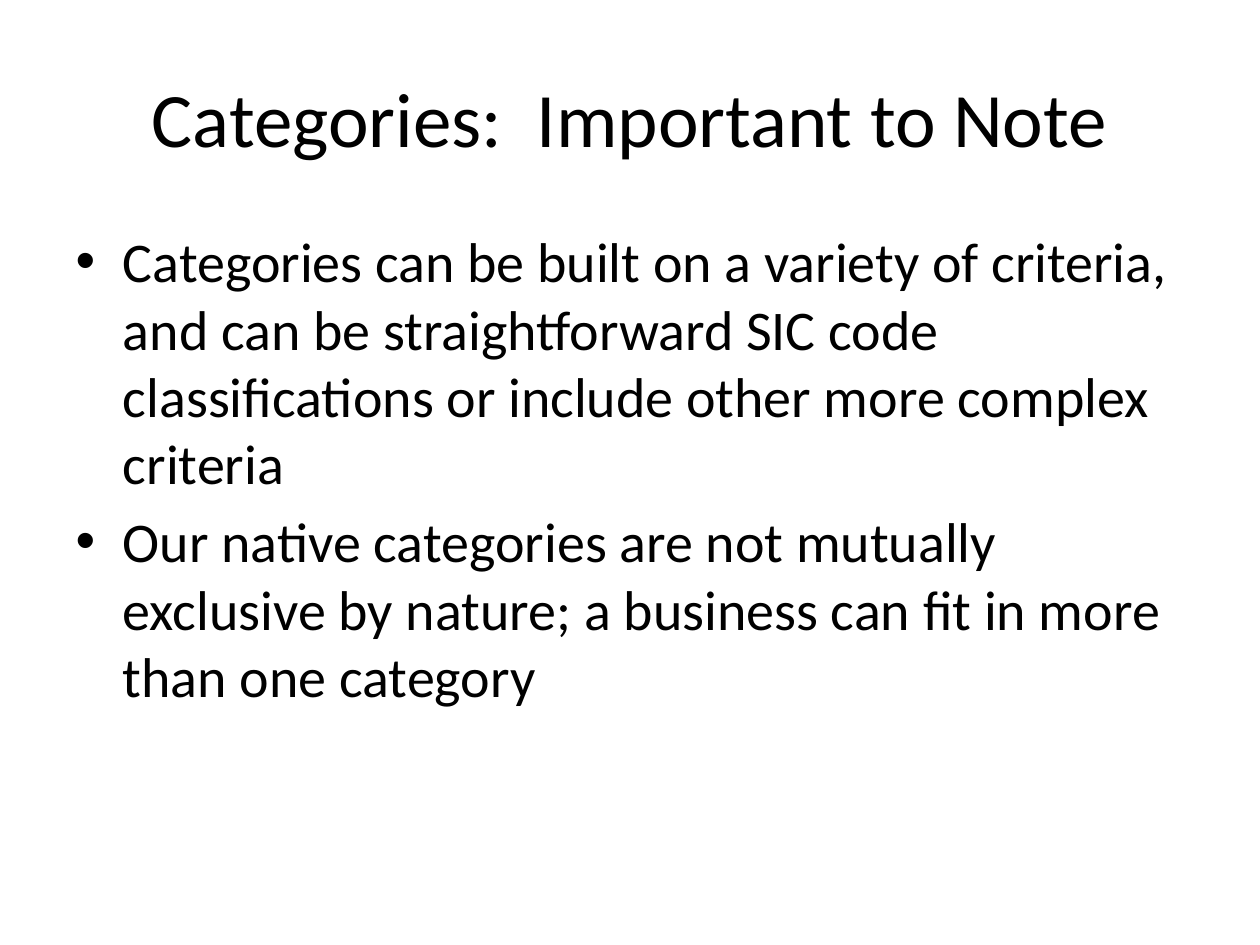
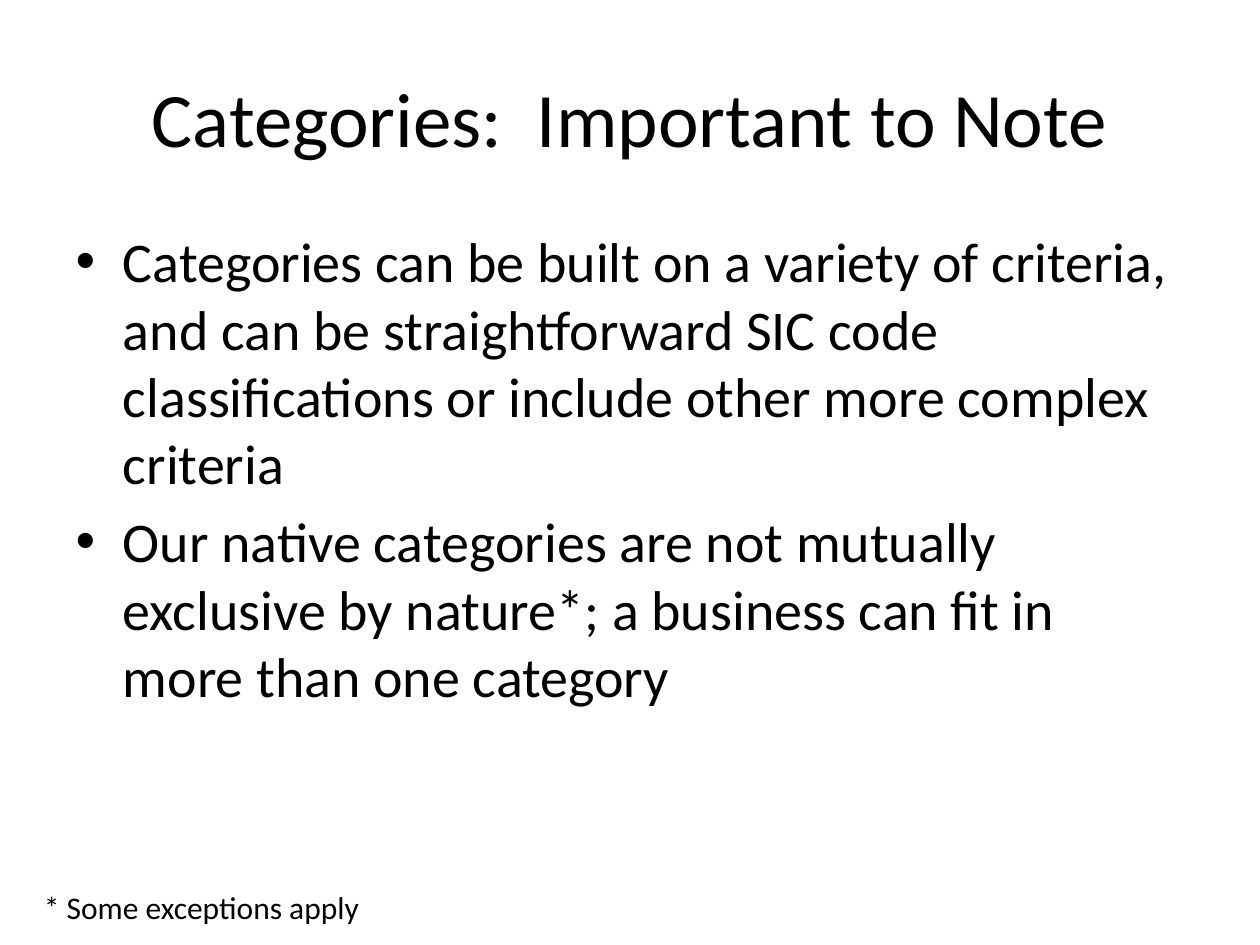
Before and after one commit to RECVD/nets_wrangle, a slide deck: slide 3 of How to Create Your Own NETS Classification Category.pptx (slide 5 before the commit). Drawn at 1260x945 pixels with LibreOffice and Linux fonts; fonts in the diff are those of the drawing. Boxes give left, top, right and bottom in pixels: in the first picture for what was removed or moved away, otherwise in the second. Text is boxed around its words. In the diff, an @@ line names an element or a change of style, - is before the commit and + after.

Commit message:
powerpoint detailing category design

```diff
--- a/How to Create Your Own NETS Classification Category.pptx
+++ b/How to Create Your Own NETS Classification Category.pptx
@@ text at (123,523,1054,707): text changed @@
-• Our native categories are not mutually exclusive by nature; a business can fit in more than one category
+• Our native categories are not mutually exclusive by nature*; a business can fit in more than one category
@@ text added at (67,897,359,924), 18 pt, text #000000 @@
+* Some exceptions apply
```
Also in this commit, not shown: 6 other slides changed, 4 slides added, 5 slides removed.
